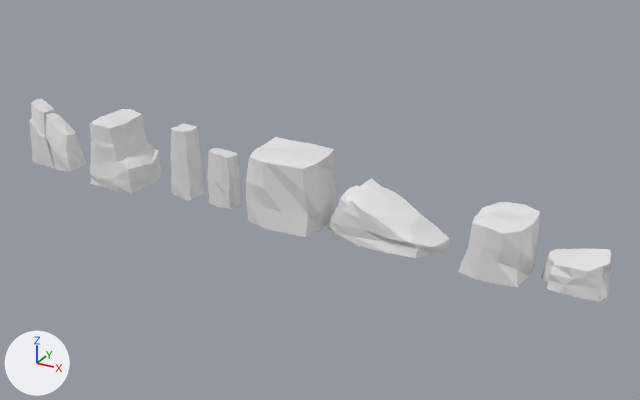
What one commit did to the Blender file Blender files/Stones.blend.
Both versions are drawn from a 50 mm lens placed at (-0.85, -19.46, 10.74), pointed at (-11.78, 0.41, 0.81). The axes (+X, +Y, +Z) are drawn at lower left. The lights are the same throughout.

Objects in the first picture: 'Cube', 'Cube.001', 'Cube.003', 'Longer Stone', 'Quadratischer Stone', 'Sharp Stone', 'Stone 1', 'Stone 2'.
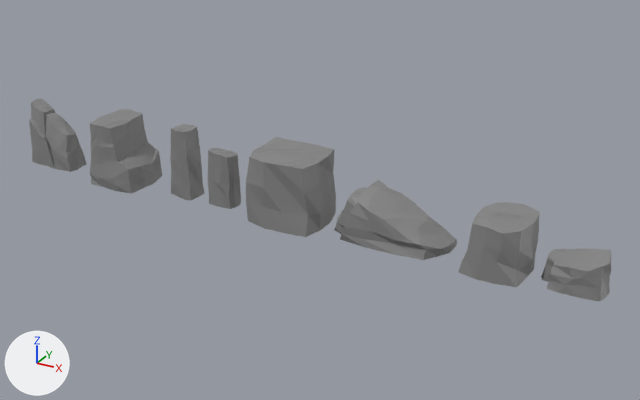
Changed parts and their boxes (x1, y1, x2, y2) in the pictures (640 x 400 px):
```json
{"object": "Quadratischer Stone", "change": "recoloured", "before": [246, 137, 336, 237], "after": [246, 137, 336, 237]}
{"object": "Sharp Stone", "change": "recoloured, moved", "before": [327, 178, 450, 258], "after": [334, 180, 457, 260]}
{"object": "Stone 2", "change": "recoloured", "before": [458, 202, 540, 287], "after": [458, 202, 540, 287], "on screen": "white to grey"}
{"object": "Cube.001", "change": "recoloured", "before": [90, 109, 162, 194], "after": [90, 109, 162, 194]}
{"object": "Stone 1", "change": "recoloured", "before": [541, 248, 611, 302], "after": [541, 248, 611, 302], "on screen": "white to grey"}
{"object": "Cube.003", "change": "recoloured", "before": [29, 99, 87, 172], "after": [29, 99, 87, 172]}
{"object": "Cube", "change": "recoloured", "before": [170, 123, 204, 201], "after": [170, 123, 204, 201]}
{"object": "Longer Stone", "change": "recoloured", "before": [207, 148, 241, 209], "after": [207, 148, 241, 209]}
```

Scene script edits in JSON lines:
```json
{"op": "add", "block": "mat_stein", "code": ["mat_stein = principled_material('Stein')", "mat_stein.base_color = (0.242, 0.242, 0.242)  # grey #878787"]}
{"block": "me_cube", "where": "me_cube.from_pydata(...)  # 80 vertices, 78 faces; spans x -2.46..1.26, y -1.15..1.15, z -1.03..1.18"}
{"op": "remove", "block": "me_cube", "code": "me_cube.materials.append(mat_material)  # white #e7e7e7"}
{"op": "add", "block": "me_cube", "code": "me_cube.materials.append(mat_stein)  # grey #878787"}
{"block": "me_cube_001", "where": "me_cube_001.from_pydata(...)  # 56 vertices, 54 faces; spans x -1.19..1.13, y -1.18..1.12, z -1.13..0.98"}
{"op": "add", "block": "me_cube_001", "code": "me_cube_001.materials.append(mat_stein)  # grey #878787"}
{"block": "me_cube_002", "where": "me_cube_002.from_pydata(...)  # 96 vertices, 94 faces; spans x -2.69..3.97, y -1.11..1.35, z -1.02..2.12"}
{"op": "add", "block": "me_cube_002", "code": "me_cube_002.materials.append(mat_stein)  # grey #878787"}
{"block": "me_cube_003", "where": "me_cube_003.from_pydata(...)  # 56 vertices, 54 faces; spans x -1.39..1.39, y -1.13..1.16, z -1.14..1.35"}
{"op": "add", "block": "me_cube_003", "code": "me_cube_003.materials.append(mat_stein)  # grey #878787"}
{"block": "me_cube_004", "where": "me_cube_004.from_pydata(...)  # 68 vertices, 66 faces; spans x -0.71..1.15, y -1.3..1.29, z -1.05..2.08"}
{"op": "add", "block": "me_cube_004", "code": "me_cube_004.materials.append(mat_stein)  # grey #878787"}
{"block": "me_cube_005", "where": "me_cube_005.from_pydata(...)  # 58 vertices, 56 faces; spans x -1.21..1.09, y -1.27..1.12, z -1.04..4.57"}
{"op": "add", "block": "me_cube_005", "code": "me_cube_005.materials.append(mat_stein)  # grey #878787"}
{"block": "me_cube_006", "where": "me_cube_006.from_pydata(...)  # 104 vertices, 102 faces; spans x -1.08..1.11, y -1.16..1.12, z -1.0..1.47"}
{"op": "add", "block": "me_cube_006", "code": "me_cube_006.materials.append(mat_stein)  # grey #878787"}
{"block": "me_cube_008", "where": "me_cube_008.from_pydata(...)  # 148 vertices, 144 faces; spans x -3.96..1.05, y -1.18..1.2, z -1.05..4.72"}
{"op": "add", "block": "me_cube_008", "code": "me_cube_008.materials.append(mat_stein)  # grey #878787"}
{"op": "set", "path": "ob_sharp_stone.location", "old": "(-9.95, 0.0, 0.64)", "new": "(-9.74, 0.0, 0.64)"}
```
